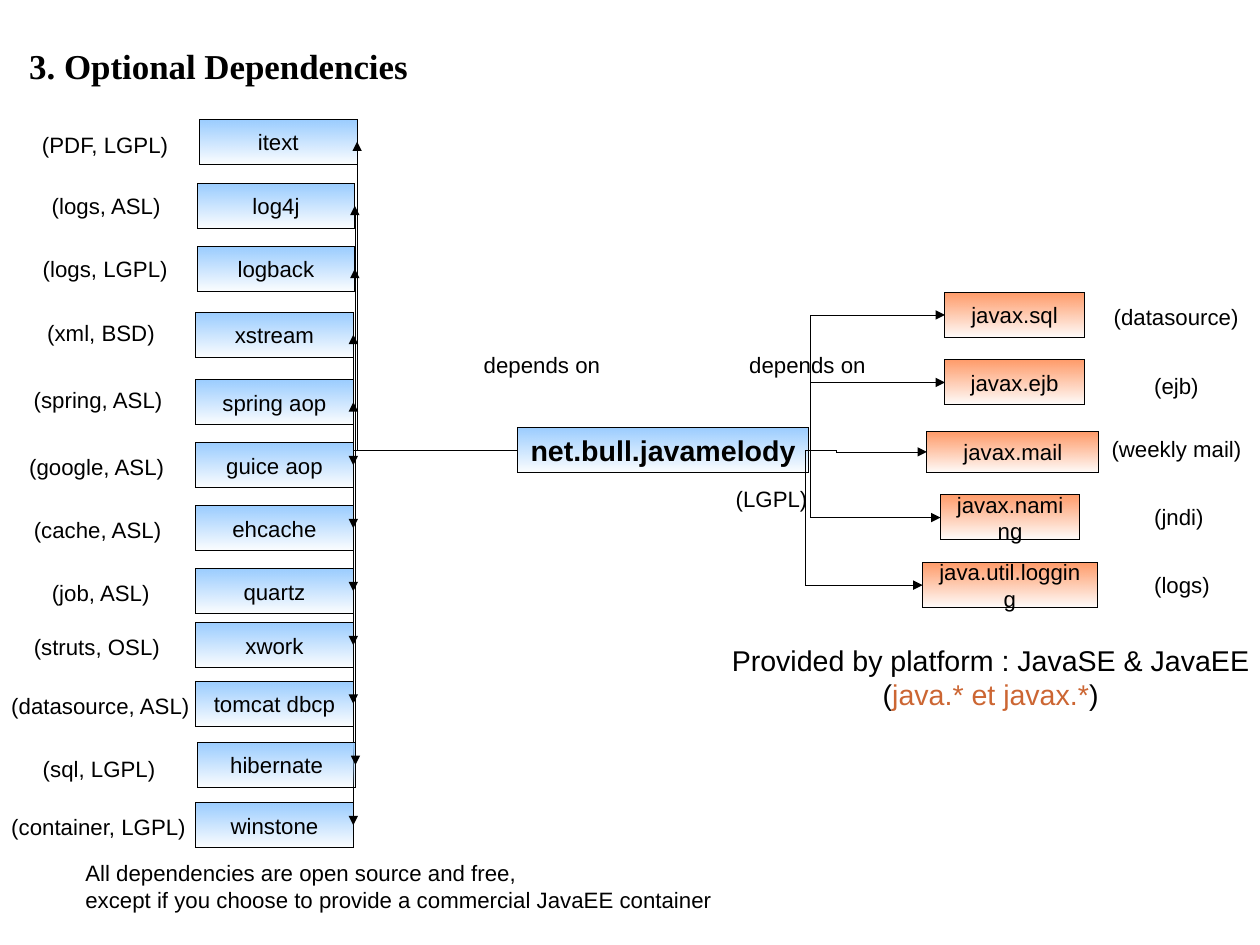
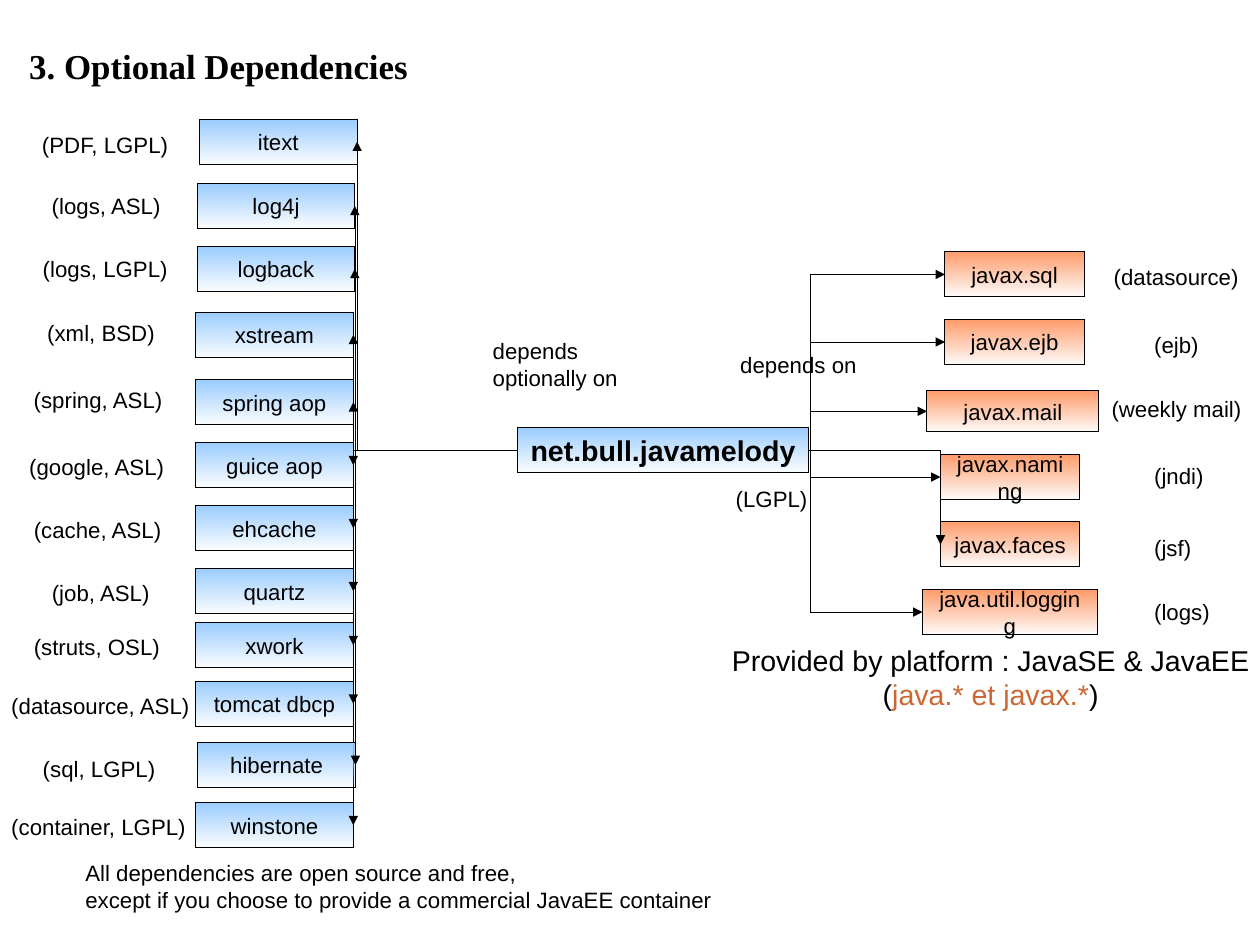
Before and after one commit to visan/javamelody, a slide deck: slide 3 of javamelody-core/src/site/resources/Map.odp. Drawn at 1260x945 pixels with LibreOffice and Linux fonts; fonts in the diff are those of the drawing. Boxes give left, top, right and bottom in pixels: in the first picture for what was removed or moved away, otherwise in the second. Text is boxed around its words. In the diff, an @@ line names an element or a change of style, - is before the commit and + after.

```diff
--- a/javamelody-core/src/site/resources/Map.odp
+++ b/javamelody-core/src/site/resources/Map.odp
@@ 4 texts, 4 rectangles: place and size @@
-4 texts, 4 rectangles at [927, 293, 1241, 540]
+4 texts, 4 rectangles at [927, 252, 1241, 500]
@@ elbow arrow moved from (810, 450) - (946, 316) to (810, 450) - (946, 274) @@
@@ text at [493, 343, 618, 391]: text changed @@
-depends on
+depends
+optionally on
@@ text "depends on": place and size @@
-text "depends on" at [749, 355, 866, 378]
+text "depends on" at [740, 355, 857, 378]
@@ elbow arrow moved from (810, 450) - (946, 383) to (810, 450) - (946, 342) @@
@@ elbow arrow moved from (810, 450) - (927, 452) to (810, 450) - (927, 412) @@
@@ elbow arrow moved from (810, 450) - (923, 585) to (810, 450) - (923, 612) @@
@@ elbow arrow moved from (810, 450) - (941, 518) to (810, 450) - (941, 477) @@
@@ elbow arrow added from (810, 450) to (941, 544), #000000 0 pt @@
@@ rectangle added at [941, 523, 1080, 567], fill gradient #FF9966, outline #000000 0 pt, 14 pt, text #000000 @@
+javax.faces
@@ text added at [1154, 540, 1191, 561], 14 pt, text #000000 @@
+(jsf)
@@ rectangle "java.util.logging": place and size @@
-rectangle "java.util.logging" at [923, 563, 1098, 607]
+rectangle "java.util.logging" at [923, 590, 1098, 635]
@@ text "(logs)": place and size @@
-text "(logs)" at [1154, 577, 1210, 598]
+text "(logs)" at [1154, 604, 1210, 625]
```
Also in this commit, not shown: 2 other slides changed.
